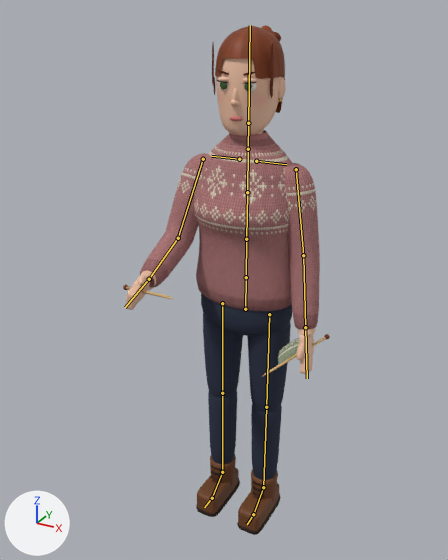
The Blender file tools/character_build/nora/nora.blend: old version first, new version second.
Both versions are drawn from a 50 mm camera at (0.837, -1.672, 1.746) aimed at (-0.019, -0.117, 0.969). The lights are fixed; the arrows at lower left show +X, +Y and +Z. The first picture is the older version. Both versions are drawn at frame 22 of the action 'Talk'; the numbers are the values there. The bones that bend it are drawn over the model as lines.

Names of what the first picture shows: 'KnitProps', 'NoraMesh'.
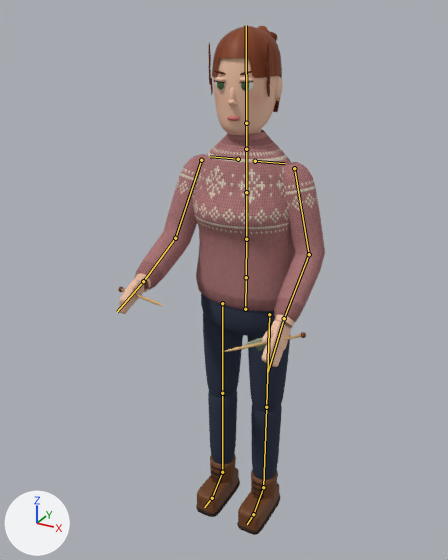
Pixel boxes [x1, y1, x2, y2] of what changed, in the pictures (448 x 560 px):
'NoraMesh', posed
    before: [125, 25, 320, 535]
    after: [119, 26, 325, 535]
'KnitProps', posed (9% narrower, 28% shorter)
    before: [123, 285, 330, 376]
    after: [118, 287, 306, 352]
bone 'Chest', root to tip
    before: (246, 239) to (247, 192)
    after: (246, 239) to (246, 192)
bone 'LeftUpperArm', root to tip
    before: (296, 169) to (303, 255)
    after: (294, 168) to (309, 254)
bone 'LeftLowerArm', root to tip
    before: (303, 255) to (305, 327)
    after: (309, 254) to (284, 318)
bone 'LeftHand', root to tip
    before: (305, 327) to (307, 378)
    after: (284, 318) to (268, 372)
bone 'RightUpperArm', root to tip
    before: (203, 159) to (178, 238)
    after: (201, 160) to (175, 238)
bone 'RightLowerArm', root to tip
    before: (178, 238) to (149, 279)
    after: (175, 238) to (143, 281)

The change, as a diff of the scene's bpy script:
```diff
--- a/tools/character_build/nora/nora.blend.py
+++ b/tools/character_build/nora/nora.blend.py
@@ bone_chest @@
 bone_chest = bpy.data.objects['Nora'].pose.bones['Chest']  # child of 'Spine'
-bone_chest.rotation_euler = (0.0, 0.0349, 0.0)  # degrees (0, 2, 0)
+bone_chest.rotation_euler = (0.0, 0.0349, 0.0175)  # degrees (0, 2, 1)
@@ bone_leftupperarm @@
 bone_leftupperarm = bpy.data.objects['Nora'].pose.bones['LeftUpperArm']  # child of 'LeftShoulder'
-bone_leftupperarm.rotation_euler = (0.0698, 0.0, 0.0)  # degrees (4, 0, 0)
+bone_leftupperarm.rotation_euler = (0.105, 0.262, 0.105)  # degrees (6, 15, 6)
@@ bone_leftlowerarm @@
 bone_leftlowerarm = bpy.data.objects['Nora'].pose.bones['LeftLowerArm']  # child of 'LeftUpperArm'
-bone_leftlowerarm.rotation_euler = (0.175, 0.0, 0.0)  # degrees (10, 0, 0)
+bone_leftlowerarm.rotation_euler = (0.838, 0.0, 0.0)  # degrees (48, 0, 0)
@@ bone_lefthand @@
 bone_lefthand = bpy.data.objects['Nora'].pose.bones['LeftHand']  # child of 'LeftLowerArm'
-bone_lefthand.rotation_euler = (0.0, 0.0, 0.0)  # degrees (0, 0, 0)
+bone_lefthand.rotation_euler = (-0.105, 0.0, 0.0)  # degrees (-6, 0, 0)
@@ bone_rightupperarm @@
 bone_rightupperarm = bpy.data.objects['Nora'].pose.bones['RightUpperArm']  # child of 'RightShoulder'
-bone_rightupperarm.rotation_euler = (0.384, -0.175, -0.0698)  # degrees (22, -10, -4)
+bone_rightupperarm.rotation_euler = (0.349, -0.14, -0.105)  # degrees (20, -8, -6)
@@ bone_rightlowerarm @@
 bone_rightlowerarm = bpy.data.objects['Nora'].pose.bones['RightLowerArm']  # child of 'RightUpperArm'
-bone_rightlowerarm.rotation_euler = (0.977, 0.0, 0.0)  # degrees (56, 0, 0)
+bone_rightlowerarm.rotation_euler = (0.942, 0.0, 0.0)  # degrees (54, 0, 0)
```
